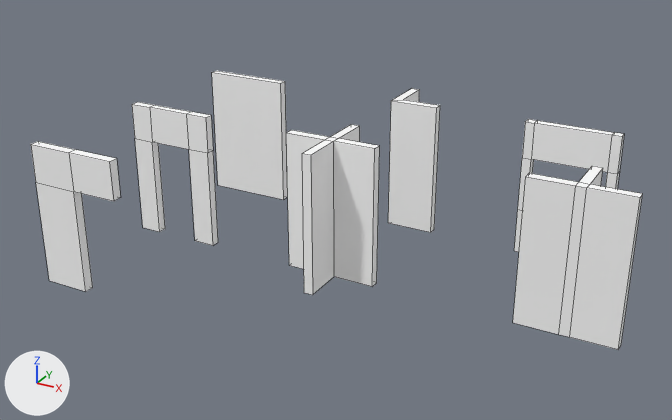
An edit to the Blender file LibBuilding.blend, drawn before and after from the same camera.
The view is the same before and after, from a 50 mm lens placed at (8.5, -18.28, 9.13), pointed at (0.01, -2.86, 1.42). Arrows for +X, +Y and +Z are at lower left; the lights stay in place. Mesh edges are drawn as thin lines. The same objects are shown in both versions, whatever each file hides.

Names of what the first picture shows: 'WallCorner1', 'WallDoor1', 'WallDoorDouble1', 'WallFour1', 'WallStraight1Mesh', 'WallThree1', 'WallWindow1Mesh'.
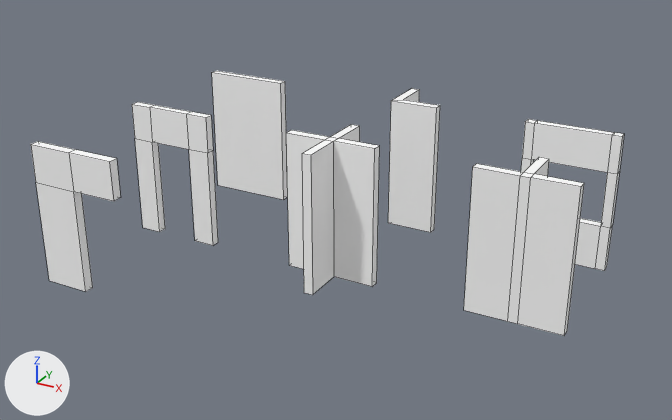
Pixel boxes (x1, y1, x2, y2) of what changed, in the pictures (672 x 420 px):
'WallThree1', moved
    before: (513, 166, 642, 350)
    after: (464, 157, 584, 336)

What changed in the scene script:
```text
Change ob_wallthree1:
    ob_wallthree1.location: (5.0, -3.0, 0.0) -> (4.0, -3.0, 0.0)
```
